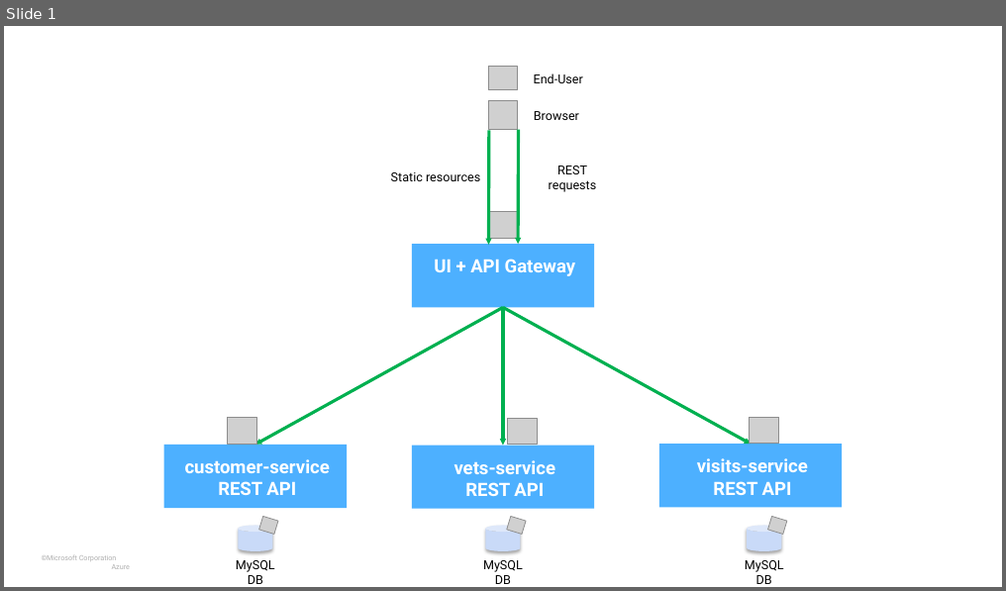
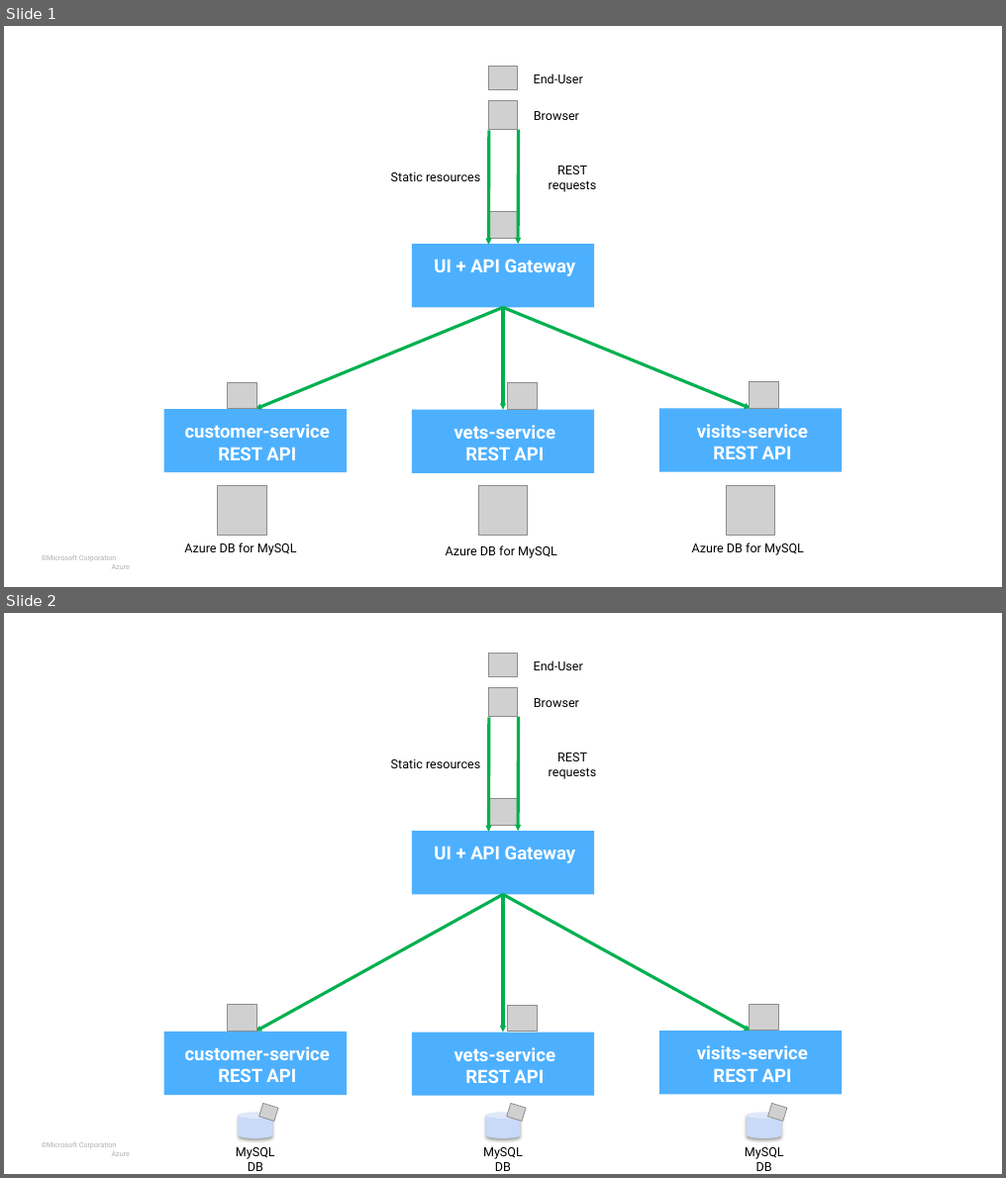
Before and after one commit to ezYakaEagle442/aks-java-petclinic-mic-srv, a slide deck: docs/microservices-architecture-diagram.pptx. Shown one above the other, each under a label of ours: slide 1 before the commit, slides 1 and 2 after it. The pictures are 1006x591 and 1006x1178 pixels, drawn with LibreOffice and Linux fonts; fonts in the diff are those of the drawing; grey boxes stand for pictures; background and template pictures are left out. Boxes give left, top, right and bottom in pixels: in the first picture for what was removed or moved away, otherwise in the second. Text is boxed around its words. In the diff, an @@ line names an element or a change of style, - is before the commit and + after.

```diff
--- a/docs/microservices-architecture-diagram.pptx
+++ b/docs/microservices-architecture-diagram.pptx
@@ slide 1 added at (4,26,1002,587), background #FFFFFF; not listed: 1 template element that a slide beside it also shows @@
@@ picture added at (488,67,519,90) @@
@@ text added at (534,74,583,83), 12 pt, text #000000 @@
+End-User
@@ picture added at (489,101,519,130) @@
@@ text added at (534,111,579,120), 12 pt, text #000000 @@
+Browser
@@ arrow added from (489, 130) to (489, 245), #00B050 3 pt @@
@@ arrow added from (519, 130) to (519, 244), #00B050 3 pt @@
@@ text added at (391,173,480,181), 12 pt, text #000000 @@
+Static resources
@@ text added at (548,166,597,192), 12 pt, text #000000 @@
+REST requests
@@ picture added at (488,212,518,238) @@
@@ rectangle added at (412,244,595,307), fill #4DB0FF, 17.6 pt, text #FFFFFF, bold @@
+UI + API Gateway
@@ arrow added from (503, 307) to (255, 409), #00B050 3 pt @@
@@ arrow added from (503, 307) to (503, 410), #00B050 3 pt @@
@@ arrow added from (503, 307) to (750, 408), #00B050 3 pt @@
@@ picture added at (749,381,779,408) @@
@@ rectangle added at (164,409,347,472), fill #4DB0FF, 17.6 pt, text #FFFFFF, bold @@
+customer-service
+REST API
@@ picture added at (228,382,257,408) @@
@@ rectangle added at (412,410,595,473), fill #4DB0FF, 17.6 pt, text #FFFFFF, bold @@
+vets-service
+REST API
@@ picture added at (508,383,537,409) @@
@@ rectangle added at (659,408,843,472), fill #4DB0FF, 17.6 pt, text #FFFFFF, bold @@
+visits-service
+REST API
@@ picture added at (218,485,267,535) @@
@@ picture added at (478,486,528,536) @@
@@ picture added at (727,485,776,535) @@
@@ text added at (184,543,297,556), 12 pt, text #000000 @@
+Azure DB for MySQL
@@ text added at (446,546,557,559), 12 pt, text #000000 @@
+Azure DB for MySQL
@@ text added at (692,543,804,556), 12 pt, text #000000 @@
+Azure DB for MySQL
@@ what was slide 1 is now slide 2 @@
```
Also in this commit, not shown: 1 other file.
